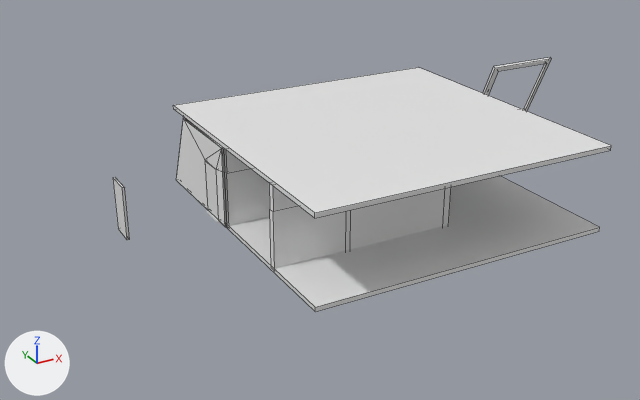
Renders of the Blender file Assets/Models/Room.blend from each side of a commit.
Both versions are drawn from a 50 mm lens placed at (-17.2, -35.2, 16.4), pointed at (1.1, -2.0, -0.2). Every picture has the same lights, and +X, +Y and +Z are marked at lower left. Mesh edges are drawn as thin lines on the coarser meshes.

Names of what the first picture shows: '.WindowFrame.003', 'Ceiling', 'Door', 'Door.001', 'Floor', 'WallsAndFloor'.
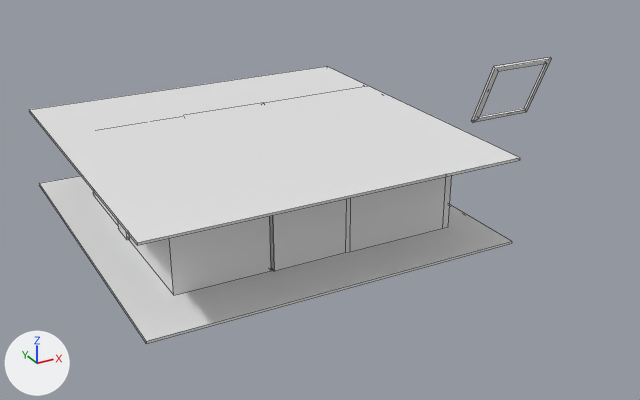
Boxes (x1, y1, x2, y2) around the edits, measured in the pictures (640 x 400 px):
'Ceiling', reshaped, rescaled (12% wider, 18% taller): before (173, 67, 611, 218); after (29, 66, 520, 245)
'Floor', reshaped, rescaled: before (225, 176, 600, 312); after (39, 176, 512, 344)
'WallsAndFloor', reshaped: before (176, 118, 451, 269); after (270, 175, 452, 271)
'HallWalls', shown: after (94, 192, 271, 295)
part 1 of me_plane_001, built on: before (176, 118, 275, 269); after (270, 215, 275, 271)

The change in detail:
me_plane_001 is used by ob_wallsandfloor; location (0.0, 0.0, 0.0).
me_plane_001 had 128 vertices, 127 faces, 1 loose edge and spanned x -4.1..5.8, y -7.6..3.18, z 0.0..3.68.
me_plane_001 now has 140 vertices, 140 faces, 1 loose edge and spans x -4.05..5.8, y -7.6..3.18, z 0.0..3.68.
Part 1, on me_plane_001:
3 vertices are removed from x -4.1, y -3.0, z 0.0..3.6.
8 faces are deleted.
6 vertices in x -4.1, y -2.3..3.0, z 0.0..3.6 move by (0.05, 0.0, 0.0).
7 vertices are added at x -4.05..-4.0, y -7.3..-3.0, z 0.0..3.6.
8 new vertices lie (-0.05, 0.0, 0.0) away from vertices in x -4.0, y -7.6..-3.0, z 0.0..3.6.
11 new faces join them, mat_windowframe (white #e7e7e7).
10 new faces join them, mat_roomwall (white #e7e7e7).
Mesh me_plane_006 is new.
It is a box spanning x -0.127..0.073, y -0.127..0.073, z -0.1..0.0.
Mesh me_plane_011 is new.
It is a box spanning x -0.127..0.073, y -0.127..0.073, z 3.6..3.7.
Object 'WindowFrame.001' (ob_windowframe_001) is now shown.
Object 'HallWalls' (ob_hallwalls) loses its SOLIDIFY modifier named 'Solidify'.
Modifier setting removed (it was thickness = 0.1).
Modifier setting removed (it was nonmanifold_thickness_mode = 'FIXED').
Modifier setting removed (it was nonmanifold_merge_threshold = 0.0003).
Object 'HallWalls' (ob_hallwalls) is now shown.
Object 'Ceiling' (ob_ceiling) now shows me_plane_011 instead of me_cube_004.
Object 'Ceiling' (ob_ceiling) is rescaled from (1.0, 1.0, 1.0) to (78.9, 78.9, 1.0).
Object 'Floor' (ob_floor) now shows me_plane_006 instead of me_cube_002.
Object 'Floor' (ob_floor) is rescaled from (1.0, 1.0, 1.0) to (78.9, 78.9, 1.0).
